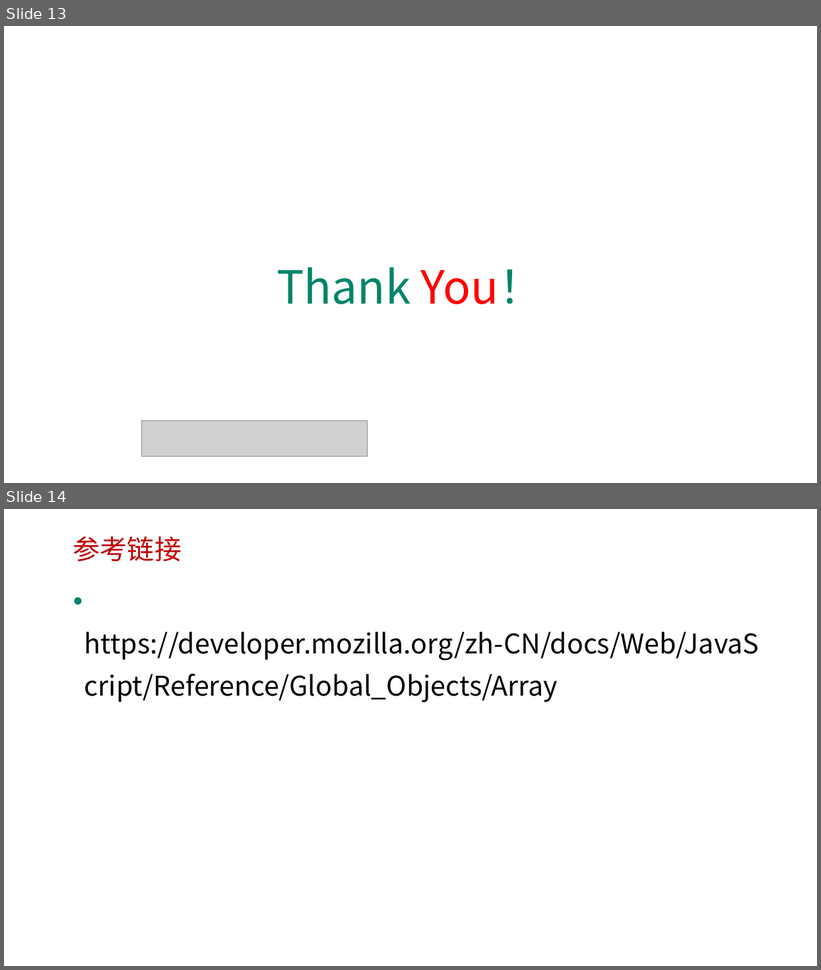
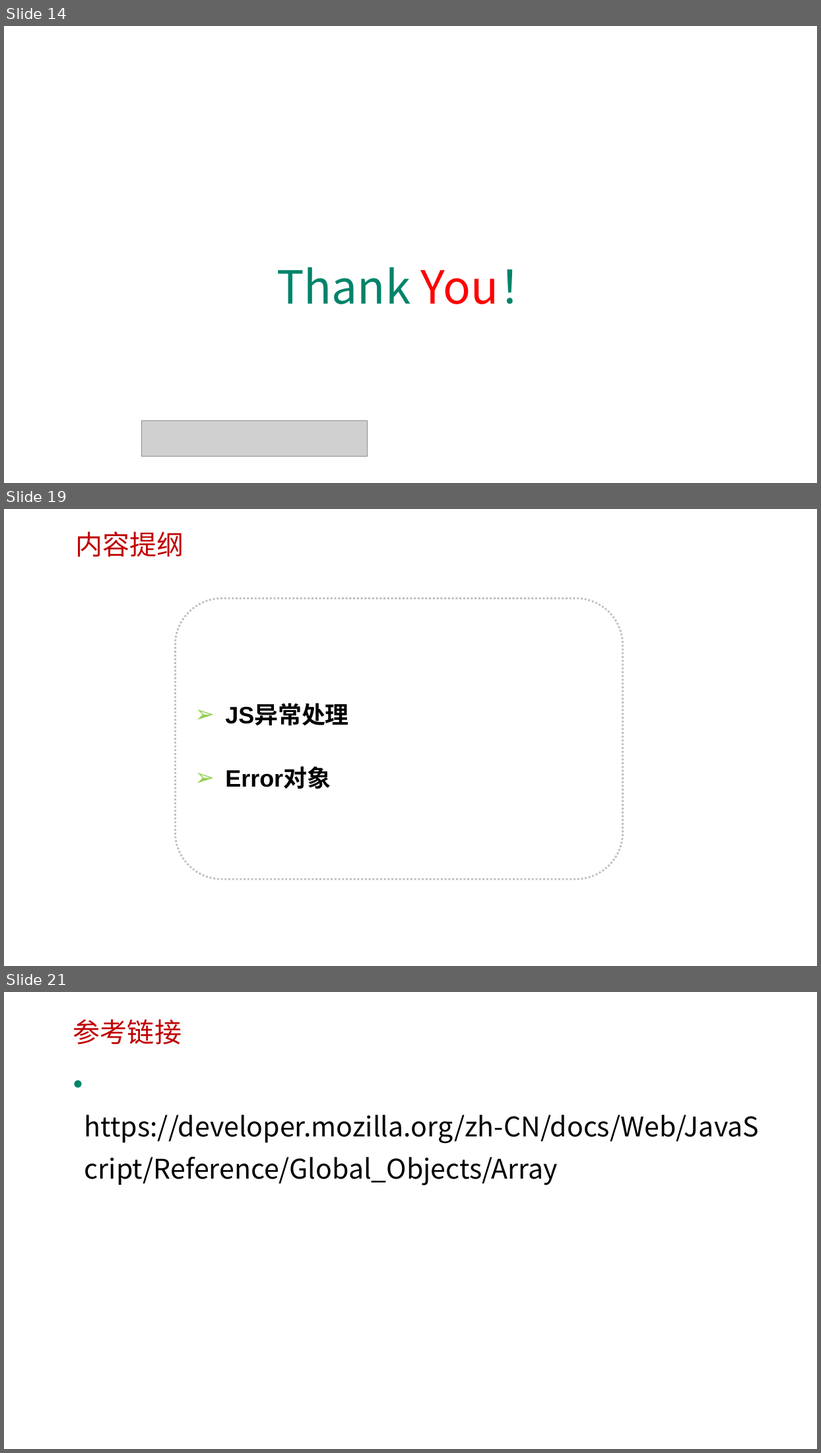
Before and after one commit to edu2act/course-javascript-advanced, a slide deck: 课程PPT/09.JavaScript标准内置对象-构造器（Array、Date、Error等）.pptx. Shown one above the other, each under a label of ours: slides 13 and 14 before the commit, slides 14, 19 and 21 after it; the slides between them are not shown. The pictures are 821x970 and 821x1453 pixels, drawn with LibreOffice and Linux fonts; fonts in the diff are those of the drawing; grey boxes stand for pictures; background and template pictures are left out. Boxes give left, top, right and bottom in pixels: in the first picture for what was removed or moved away, otherwise in the second. Text is boxed around its words. In the diff, an @@ line names an element or a change of style, - is before the commit and + after.

```diff
--- a/课程PPT/09.JavaScript标准内置对象-构造器（Array、Date、Error等）.pptx
+++ b/课程PPT/09.JavaScript标准内置对象-构造器（Array、Date、Error等）.pptx
@@ slide 19 added at (4,509,817,966), background picture (left out) @@
@@ text added at (75,531,184,557), 32 pt, text #C00000 @@
+内容提纲
@@ rounded rectangle added at (176,599,623,880), outline #C0C0C0 2.25 pt dashed, 28 pt, text #000000, bold @@
+➢ JS异常处理
+➢ Error对象
@@ what was slide 13 is now slide 14 @@
@@ what was slide 14 is now slide 21 @@
```
Also in this commit, not shown: 1 slide changed, 6 other slides added.
